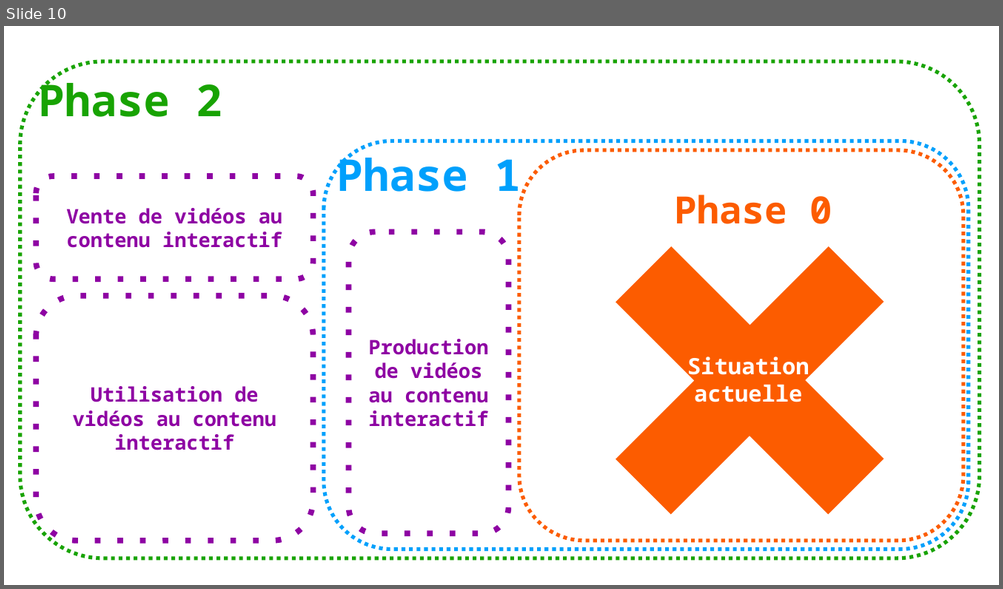
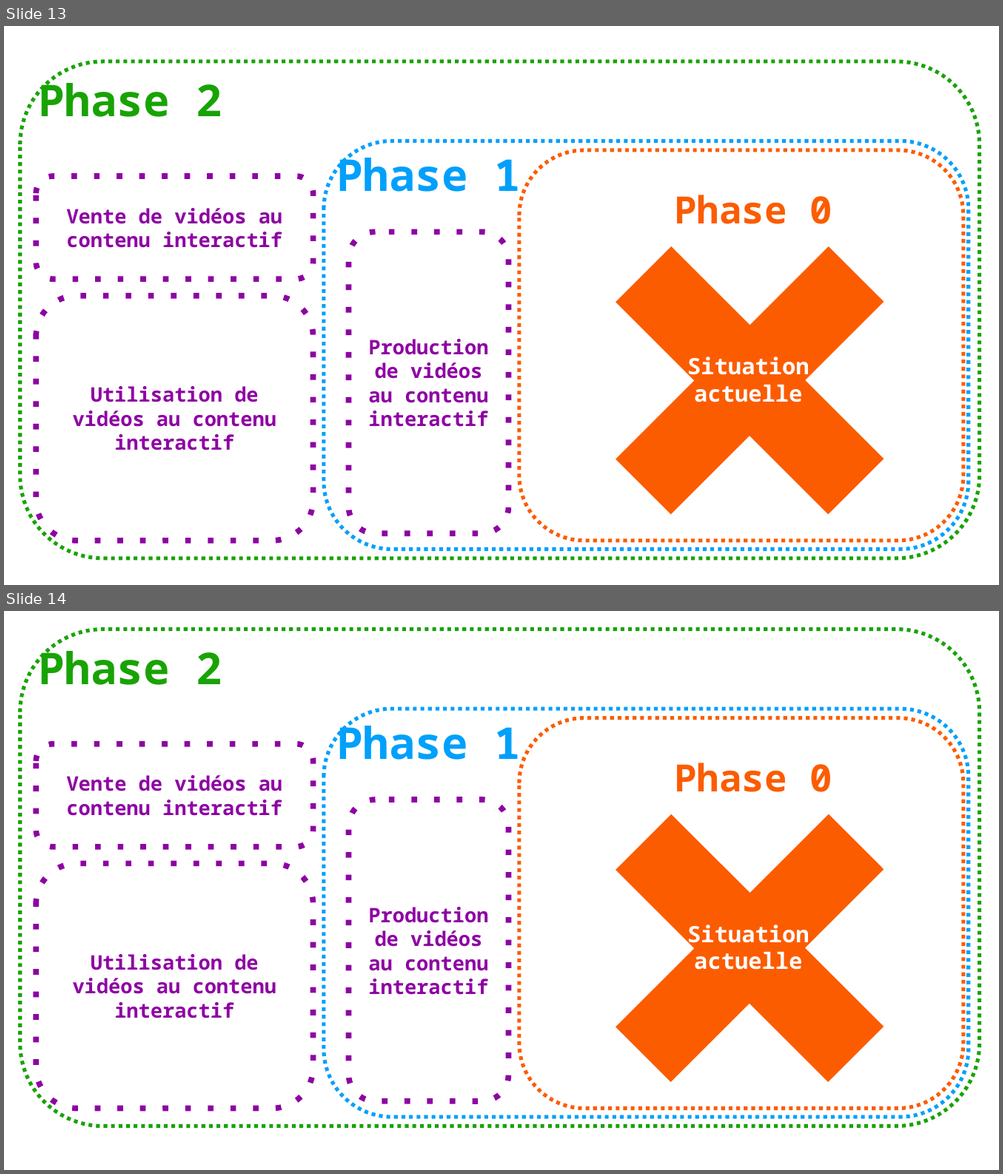
Before and after one commit to gattardm/P8, a slide deck: Sources/dependances_fonctionnelles.odp. Shown one above the other, each under a label of ours: slide 10 before the commit, slides 13 and 14 after it. The pictures are 1003x589 and 1003x1174 pixels, drawn with LibreOffice and Linux fonts; fonts in the diff are those of the drawing; background and template pictures are left out. Boxes give left, top, right and bottom in pixels: in the first picture for what was removed or moved away, otherwise in the second. Text is boxed around its words. In the diff, an @@ line names an element or a change of style, - is before the commit and + after.

```diff
--- a/Sources/dependances_fonctionnelles.odp
+++ b/Sources/dependances_fonctionnelles.odp
@@ slide 14 added at [4,611,999,1170], background picture (left out) @@
@@ rounded rectangle added at [20,629,979,1126], outline #18A303 3 pt dashed @@
@@ text added at [38,644,222,685], 35 pt, text #18A303, bold @@
+Phase 2
@@ rounded rectangle added at [324,709,968,1117], outline #00A0FC 3 pt dashed @@
@@ text added at [336,718,521,769], 35 pt, text #00A0FC, bold @@
+Phase 1
@@ rounded rectangle added at [519,718,963,1109], outline #FC5C00 3 pt dashed @@
@@ rounded rectangle added at [37,743,313,846], fill #FFFFFF at 80% opacity, outline #8E03A3 4.51 pt dashed, 16 pt, text #8E03A3, bold @@
+Vente de vidéos au contenu interactif
@@ plus added at [537,736,962,1162], fill #FC5C00 @@
@@ text added at [674,763,831,792], 30 pt, text #FC5C00, bold @@
+Phase 0
@@ freeform shape added at [349,800,509,1102], fill #FFFFFF at 80% opacity, outline #8E03A3 4.51 pt dashed, 16 pt, text #8E03A3, bold @@
+Production de vidéos au contenu interactif
@@ rounded rectangle added at [36,863,313,1109], fill #FFFFFF at 80% opacity, outline #8E03A3 4.51 pt dashed, 16 pt, text #8E03A3, bold @@
+Utilisation de vidéos au contenu interactif
@@ text added at [687,925,809,970], 18 pt, text #FFFFFF, bold @@
+Situation
+actuelle
@@ what was slide 10 is now slide 13 @@
```
Also in this commit, not shown: 1 slide changed, 5 other slides added, 5 other files.
